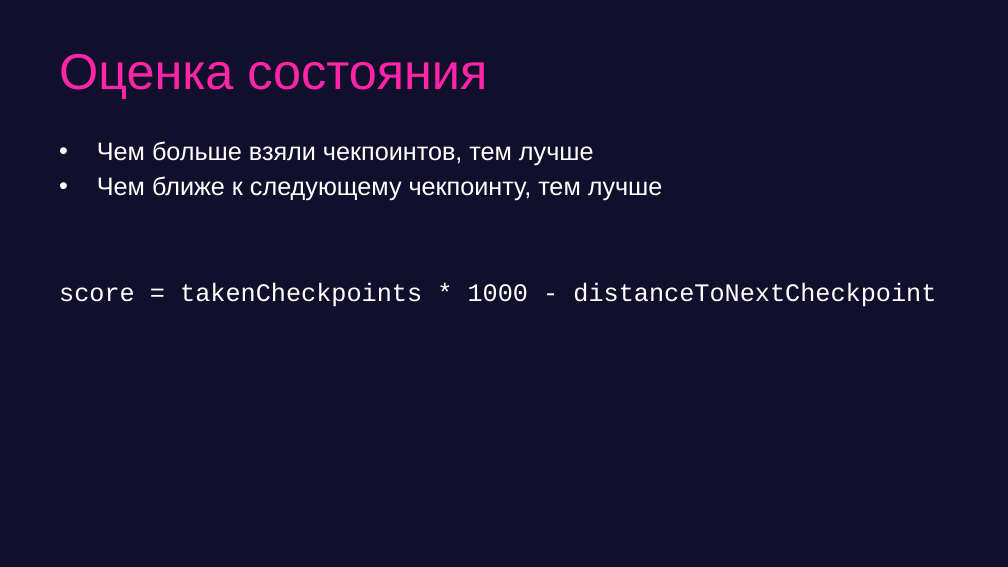
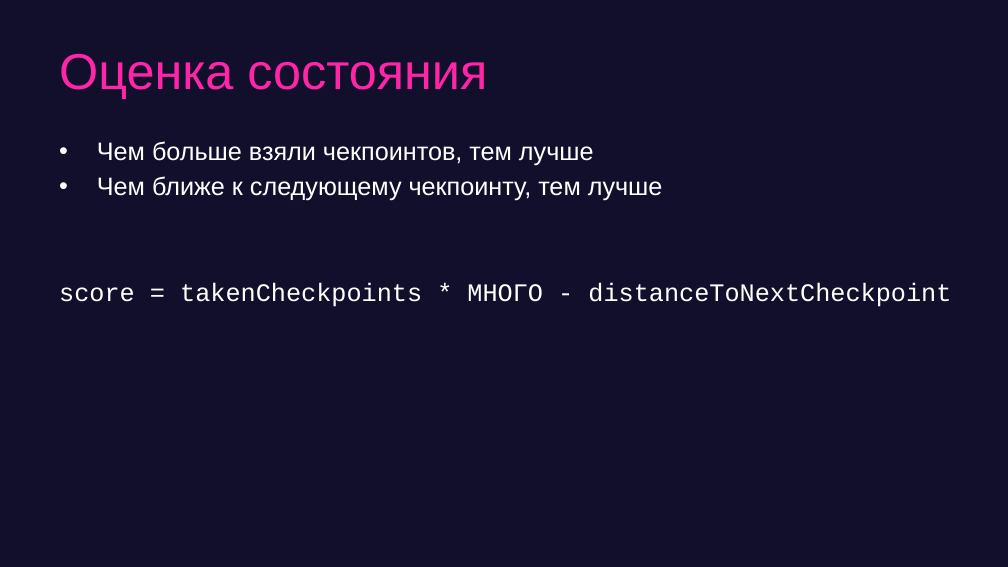
Before and after one commit to game-ai-course/game-ai-school, a slide deck: slide 13 of slides/online_4dx1.5h/day1-montecarlo.pptx (slide 17 before the commit). Drawn at 1008x567 pixels with LibreOffice and Linux fonts; fonts in the diff are those of the drawing. Boxes give left, top, right and bottom in pixels: in the first picture for what was removed or moved away, otherwise in the second. Text is boxed around its words. In the diff, an @@ line names an element or a change of style, - is before the commit and + after.

```diff
--- a/slides/online_4dx1.5h/day1-montecarlo.pptx
+++ b/slides/online_4dx1.5h/day1-montecarlo.pptx
@@ text at [59, 283, 951, 307]: text changed @@
-score = takenCheckpoints * 1000 - distanceToNextCheckpoint
+score = takenCheckpoints * МНОГО - distanceToNextCheckpoint
```
Also in this commit, not shown: 5 other slides changed, 8 slides removed.
